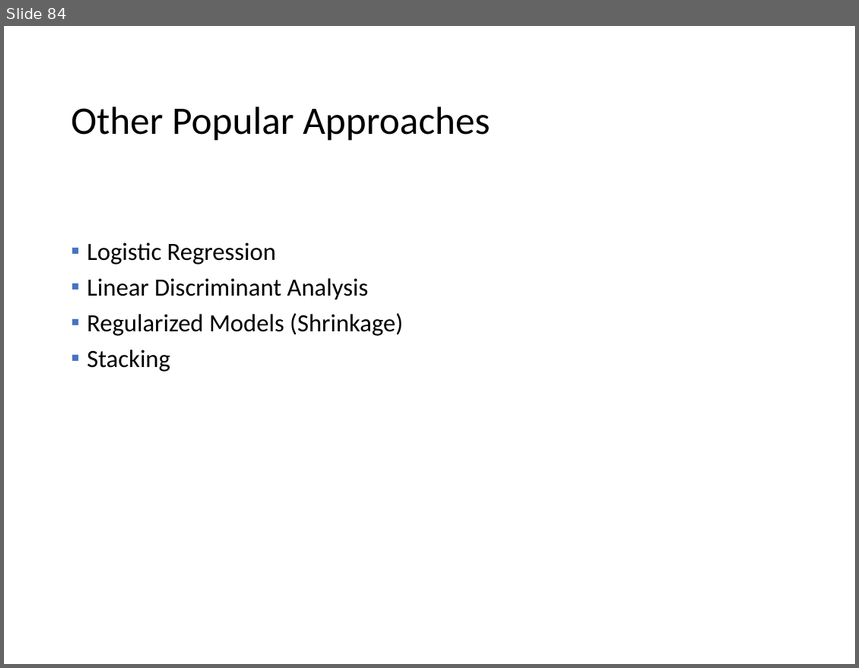
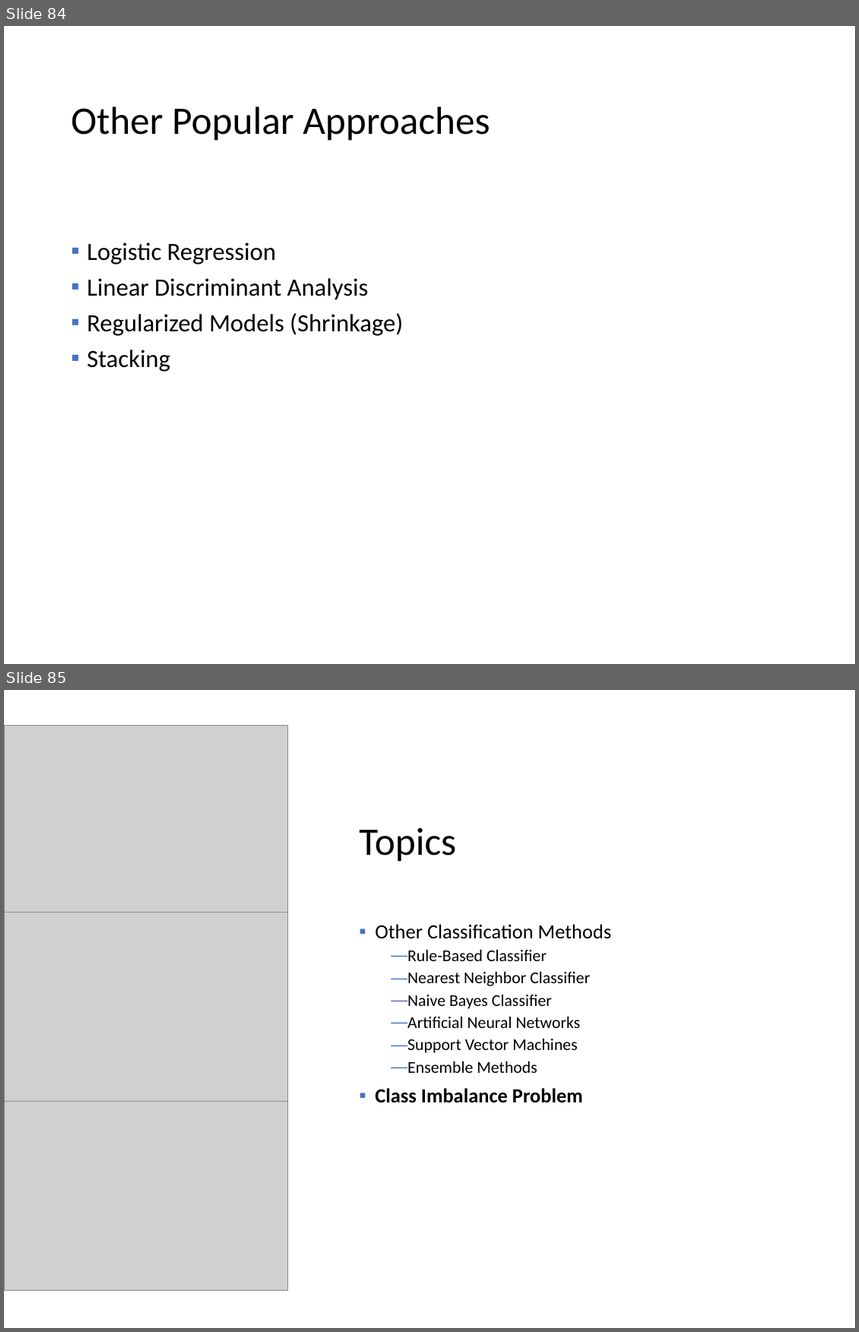
Before and after one commit to mhahsler/Introduction_to_Data_Mining_R_Examples, a slide deck: slides/chap4_alternative_classification.pptx. Shown one above the other, each under a label of ours: slide 84 before the commit, slides 84 and 85 after it. The pictures are 859x668 and 859x1332 pixels, drawn with LibreOffice and Linux fonts; fonts in the diff are those of the drawing; grey boxes stand for pictures. Boxes give left, top, right and bottom in pixels: in the first picture for what was removed or moved away, otherwise in the second. Text is boxed around its words. In the diff, an @@ line names an element or a change of style, - is before the commit and + after.

```diff
--- a/slides/chap4_alternative_classification.pptx
+++ b/slides/chap4_alternative_classification.pptx
@@ slide 85 added at box(4, 690, 855, 1328), background #FFFFFF @@
@@ picture added at box(4, 726, 287, 915) @@
@@ title added at box(359, 828, 456, 862), 33 pt, text #000000 @@
+Topics
@@ picture added at box(4, 912, 287, 1101) @@
@@ text added at box(375, 924, 612, 1103), 14 pt, text #000000 @@
+▪ Other Classification Methods
+  — Rule-Based Classifier
+  — Nearest Neighbor Classifier
+  — Naive Bayes Classifier
+  — Artificial Neural Networks
+  — Support Vector Machines
+  — Ensemble Methods
+▪ Class Imbalance Problem
@@ picture added at box(4, 1101, 287, 1290) @@
```
Also in this commit, not shown: 1 slide changed, 5 other slides added, 2 other files.
